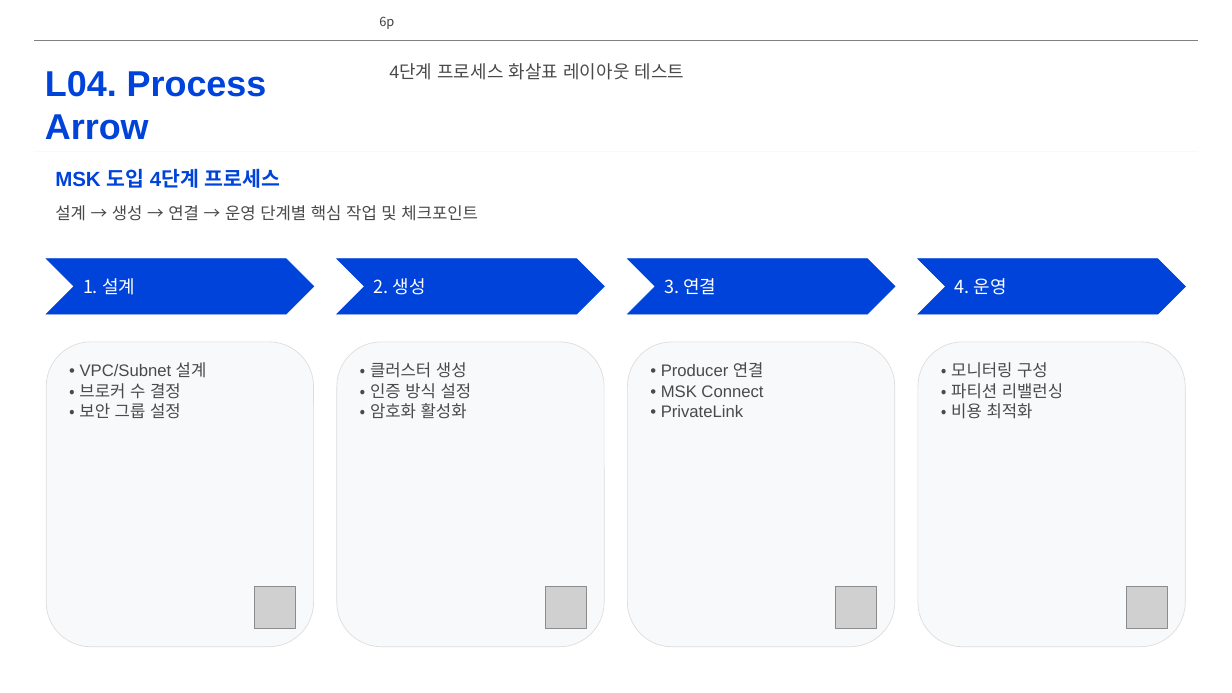
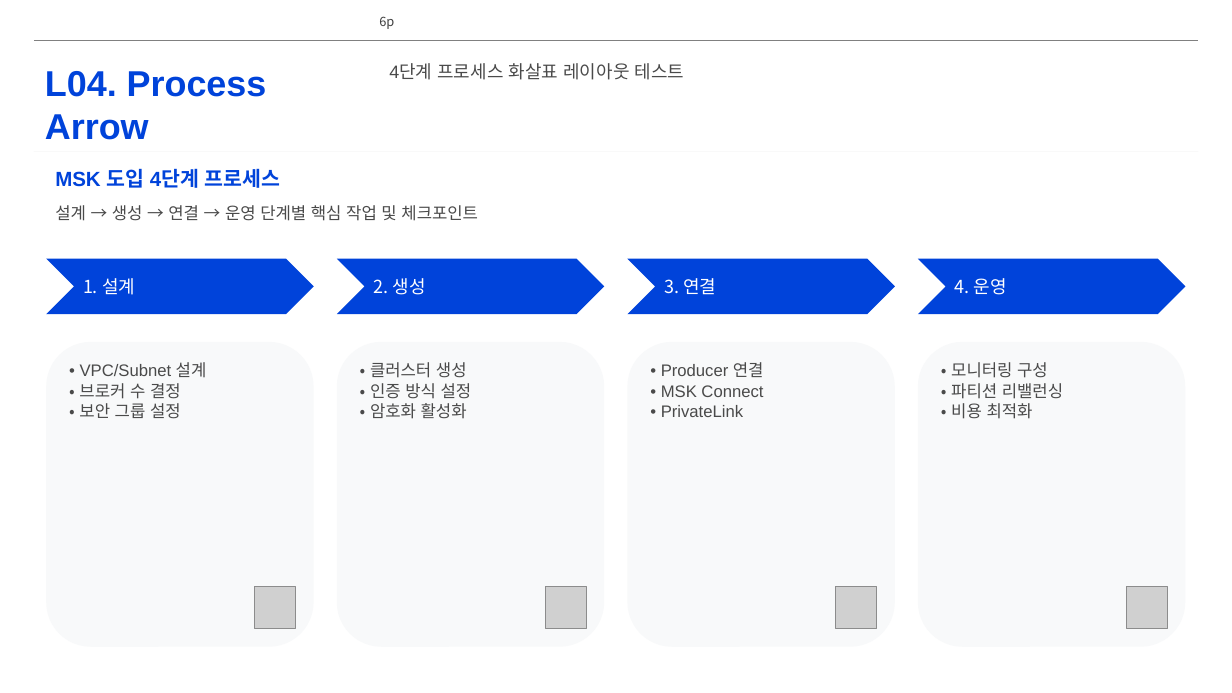
Before and after one commit to lhs6395-hslee/project-steer, a slide deck: slide 6 of results/pptx/AWS_MSK_Expert_Intro.pptx. Drawn at 1232x693 pixels with LibreOffice and Linux fonts; fonts in the diff are those of the drawing; grey boxes stand for pictures; background and template pictures are left out. Boxes give left, top, right and bottom in pixels: in the first picture for what was removed or moved away, otherwise in the second. Text is boxed around its words. In the diff, an @@ line names an element or a change of style, - is before the commit and + after.

```diff
--- a/results/pptx/AWS_MSK_Expert_Intro.pptx
+++ b/results/pptx/AWS_MSK_Expert_Intro.pptx
@@ outline #DCDCDC 0.5 pt to none in 4 elements at [46, 342, 313, 647], [337, 342, 604, 647], [628, 342, 895, 647], [918, 342, 1185, 647] @@
```
Also in this commit, not shown: 4 other slides changed.
